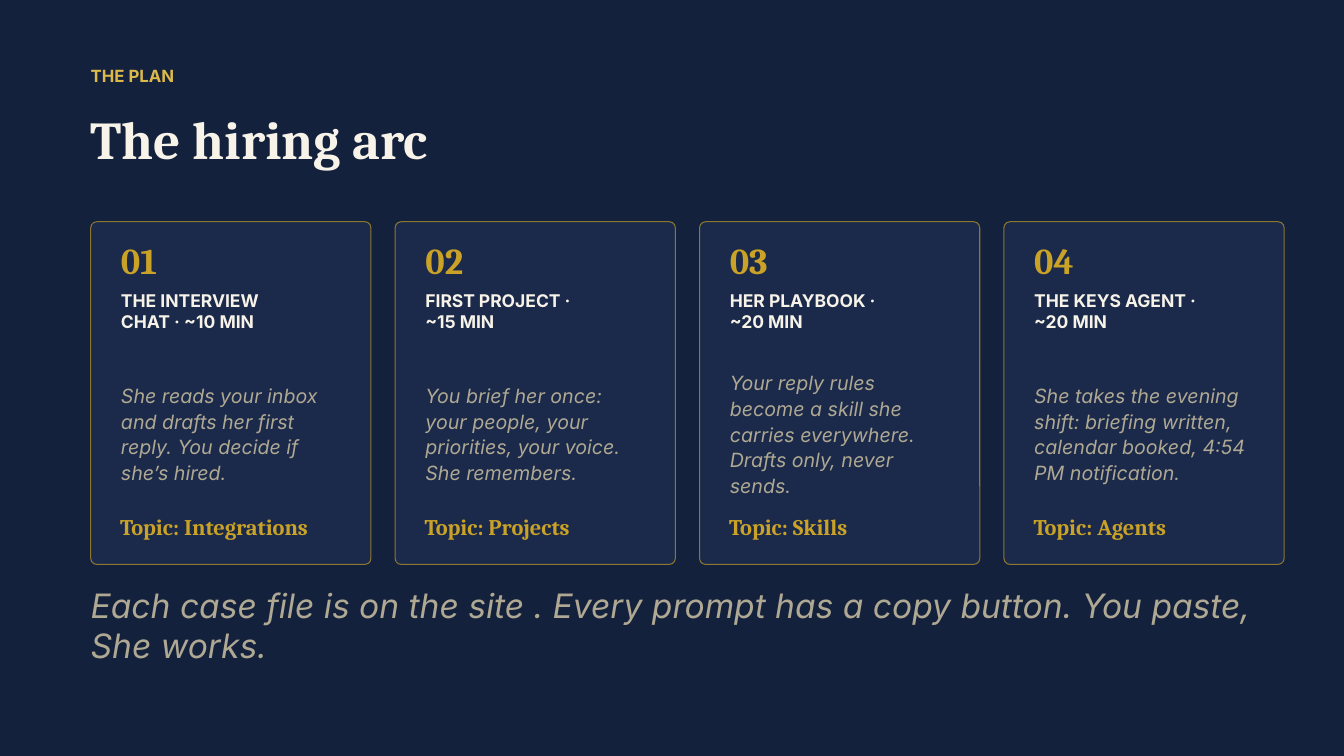
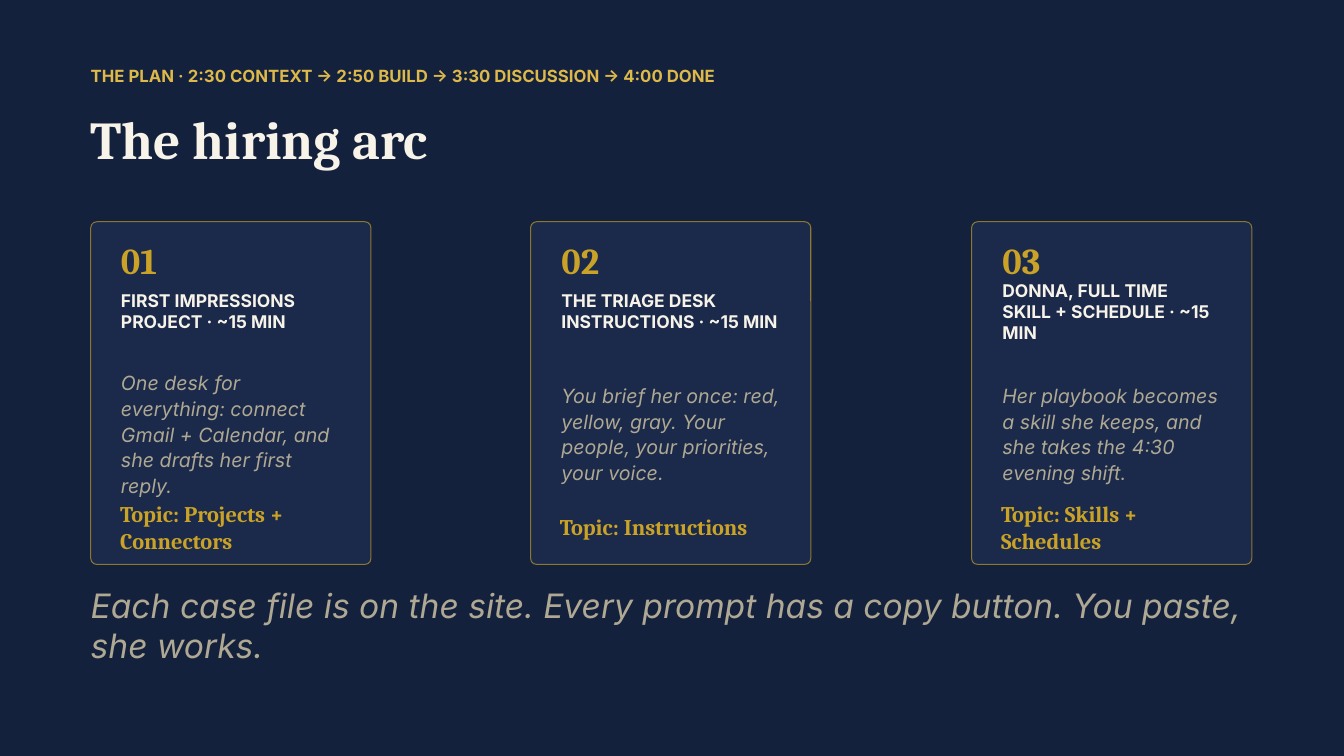
Before and after one commit to denisekgosnell/Donna, a slide deck: slide 8 of assets/build-your-own-donna.pptx (slide 5 before the commit). Drawn at 1344x756 pixels with LibreOffice and Linux fonts; fonts in the diff are those of the drawing. Boxes give left, top, right and bottom in pixels: in the first picture for what was removed or moved away, otherwise in the second. Text is boxed around its words. In the diff, an @@ line names an element or a change of style, - is before the commit and + after.

```diff
--- a/assets/build-your-own-donna.pptx
+++ b/assets/build-your-own-donna.pptx
@@ text at [91,69,715,82]: text changed @@
-THE PLAN
+THE PLAN · 2:30 CONTEXT → 2:50 BUILD → 3:30 DISCUSSION → 4:00 DONE
@@ rounded rectangle: place and size @@
-rounded rectangle at [395,222,676,565]
+rounded rectangle at [530,222,811,565]
@@ text "02": place and size @@
-text "02" at [425,249,463,274]
+text "02" at [561,249,599,274]
@@ rounded rectangle: place and size @@
-rounded rectangle at [700,222,980,565]
+rounded rectangle at [972,222,1252,565]
@@ text "03": place and size @@
-text "03" at [730,249,768,275]
+text "03" at [1002,249,1040,275]
@@ rounded rectangle removed at [1004,222,1285,565] @@
@@ text removed at [1034,249,1074,274] @@
-04
@@ text at [121,294,296,328]: text changed @@
-THE INTERVIEW
-CHAT · ~10 MIN
+FIRST IMPRESSIONS
+PROJECT · ~15 MIN
@@ text at [561,294,777,328]: text changed @@
-FIRST PROJECT ·
-~15 MIN
+THE TRIAGE DESK
+INSTRUCTIONS · ~15 MIN
@@ text at [1002,284,1209,343]: text changed @@
-HER PLAYBOOK ·
-~20 MIN
+DONNA, FULL TIME
+SKILL + SCHEDULE · ~15 MIN
@@ text removed at [1034,294,1186,328] @@
-THE KEYS AGENT ·
-~20 MIN
@@ text at [121,375,330,497]: text changed @@
-She reads your inbox and drafts her first reply. You decide if she’s hired.
+One desk for everything: connect Gmail + Calendar, and she drafts her first reply.
@@ text at [561,388,779,484]: text changed @@
-You brief her once: your people, your priorities, your voice. She remembers.
+You brief her once: red, yellow, gray. Your people, your priorities, your voice.
@@ text at [1002,389,1218,484]: text changed @@
-Your reply rules become a skill she carries everywhere. Drafts only, never sends.
+Her playbook becomes a skill she keeps, and she takes the 4:30 evening shift.
@@ text removed at [1034,388,1246,484] @@
-She takes the evening shift: briefing written, calendar booked, 4:54 PM notification.
@@ text at [120,506,265,549]: text changed @@
-Topic: Integrations
+Topic: Projects + Connectors
@@ text at [1001,506,1119,549]: text changed @@
-Topic: Skills
+Topic: Skills + Schedules
@@ text at [560,519,748,540]: text changed @@
-Topic: Projects
+Topic: Instructions
@@ text removed at [1034,519,1166,540] @@
-Topic: Agents
@@ text at [91,592,1241,659]: text changed @@
-Each case file is on the site . Every prompt has a copy button. You paste, She works.
+Each case file is on the site. Every prompt has a copy button. You paste, she works.
```
Also in this commit, not shown: 10 other slides changed, 6 slides added, 10 other files.
